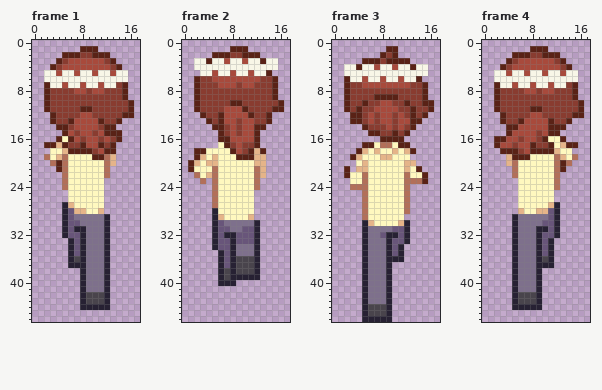
Pixel-art file, stored at michael_up_run_strip6.ase. Above is the file before it was changed.
18x47 pixels, 6 frames. Shown: frame 1, frame 2, frame 3, frame 4. The commit also changed other frames, which this record leaves out.
New version:
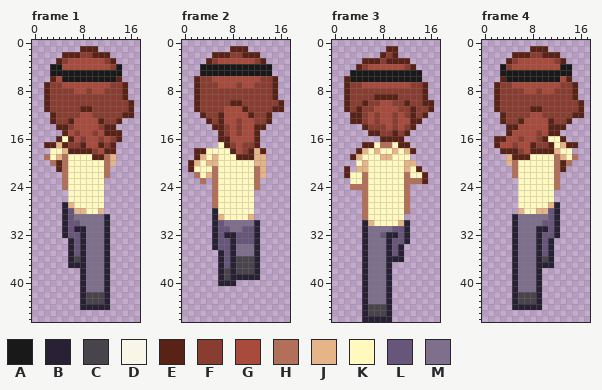
Palette (. is transparent): A #191919  B #272133  C #49444c  D #f8f6e7  E #592216  F #893c30  G #a84a3c  H #b26f59  J #e5b489  K #fff8bf  L #68557a  M #7e708c
From old to new:
{"change": "layer \"hat water\" added"}
{"change": "layer \"Layer 3\" removed"}
{"where": "frame 1"}
{"frame":1,"y":4,"x":3,"old":"EF","new":"AA"}
{"frame":1,"y":4,"x":14,"old":"E","new":"A"}
{"frame":1,"y":5,"x":2,"old":"DDGDDGDDGDDGDD","new":".AAAAAAAAAAAA."}
{"frame":1,"y":6,"x":2,"old":"DDDDDDDDDDDDDD","new":".EGAAAAAAAAAE."}
{"frame":1,"y":7,"x":3,"old":"DD","new":"FF"}
{"frame":1,"y":7,"x":6,"old":"DD","new":"GG"}
{"frame":1,"y":7,"x":9,"old":"DD","new":"GG"}
{"frame":1,"y":7,"x":12,"old":"DD","new":"GF"}
{"where": "frame 2"}
{"frame":2,"y":3,"x":2,"old":"DD","new":".."}
{"frame":2,"y":3,"x":5,"old":"DD","new":"FG"}
{"frame":2,"y":3,"x":8,"old":"DD","new":"GG"}
{"frame":2,"y":3,"x":11,"old":"DD","new":"GF"}
{"frame":2,"y":3,"x":14,"old":"DD","new":".."}
{"frame":2,"y":4,"x":2,"old":"DDDDDDDDDDDDDD","new":".AAAAAAAAAAAA."}
{"frame":2,"y":5,"x":3,"old":"DDGDDGDDGDDE","new":"AAAAAAAAAAAA"}
{"where": "frame 3"}
{"frame":3,"y":4,"x":2,"old":"DD","new":".."}
{"frame":3,"y":4,"x":5,"old":"DD","new":"FG"}
{"frame":3,"y":4,"x":8,"old":"DD","new":"GG"}
{"frame":3,"y":4,"x":11,"old":"DD","new":"GF"}
{"frame":3,"y":4,"x":14,"old":"DD","new":".."}
{"frame":3,"y":5,"x":2,"old":"DDDDDDDDDDDDDD","new":".AAAAAAAAAAAA."}
{"frame":3,"y":6,"x":3,"old":"DDGDDGDDGDDE","new":"AAAAAAAAAAAA"}
{"where": "frame 4"}
{"frame":4,"y":4,"x":3,"old":"E","new":"A"}
{"frame":4,"y":4,"x":13,"old":"FE","new":"AA"}
{"frame":4,"y":5,"x":2,"old":"DDGDDGDDGDDGDD","new":".AAAAAAAAAAAA."}
{"frame":4,"y":6,"x":2,"old":"DDDDDDDDDDDDDD","new":".EAAAAAAAAAGE."}
{"frame":4,"y":7,"x":3,"old":"DD","new":"FF"}
{"frame":4,"y":7,"x":6,"old":"DD","new":"GG"}
{"frame":4,"y":7,"x":9,"old":"DD","new":"GG"}
{"frame":4,"y":7,"x":12,"old":"DD","new":"GF"}
{"label":"changed","picture_box":[44,64,128,88]}
{"label":"changed","picture_box":[194,58,278,76]}
{"label":"changed","picture_box":[344,64,428,82]}
{"label":"changed","picture_box":[494,64,578,88]}
